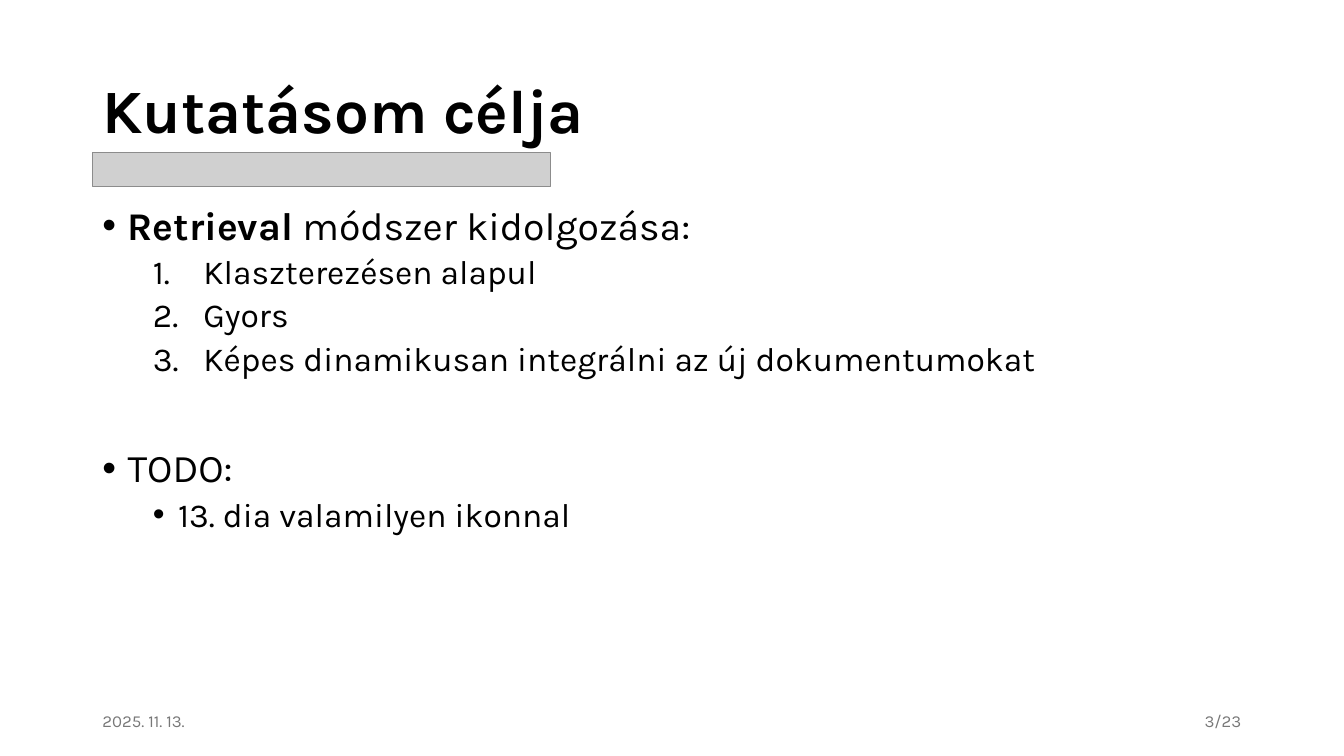
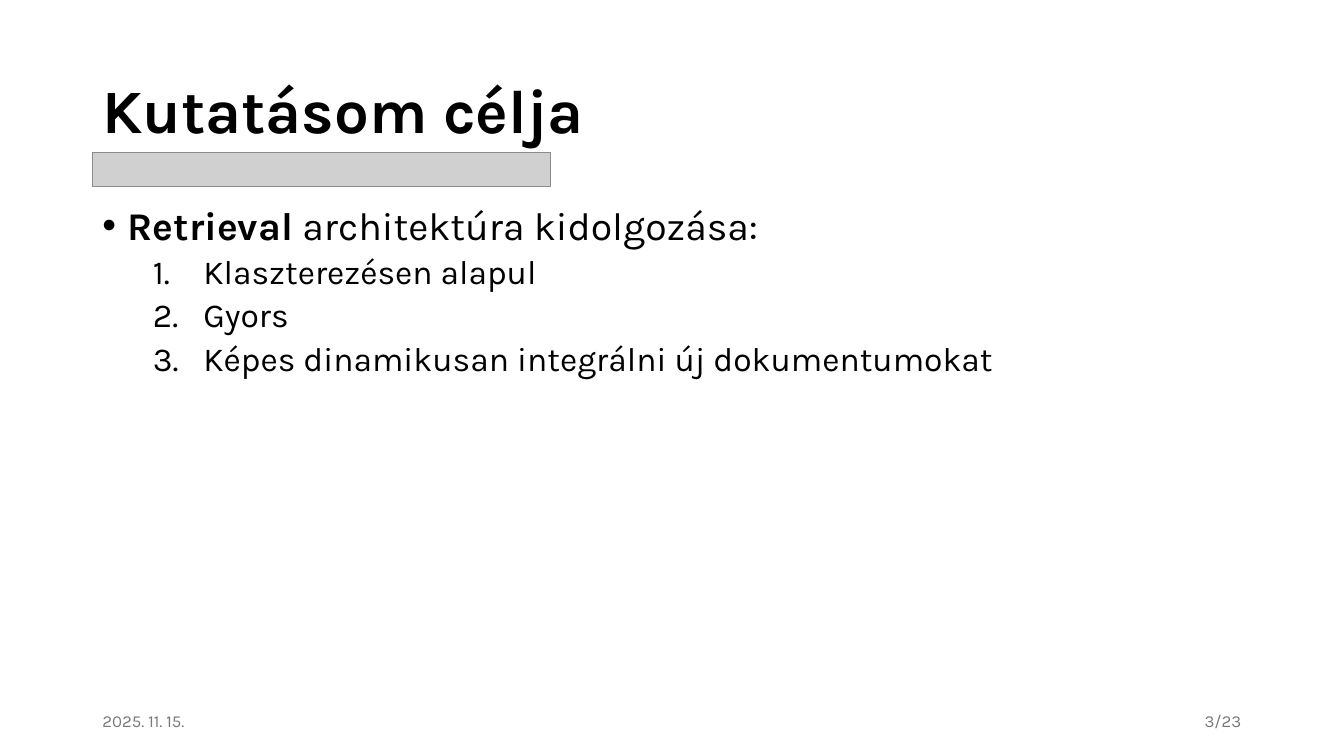
Before and after one commit to czotterbenedek/rag-onlineclustering-optimization, a slide deck: slide 3 of tdk/CzotterBenedek_TDK_javitott_2.0.pptx. Drawn at 1344x756 pixels with LibreOffice and Linux fonts; fonts in the diff are those of the drawing; grey boxes stand for pictures. Boxes give left, top, right and bottom in pixels: in the first picture for what was removed or moved away, otherwise in the second. Text is boxed around its words. In the diff, an @@ line names an element or a change of style, - is before the commit and + after.

```diff
--- a/tdk/CzotterBenedek_TDK_javitott_2.0.pptx
+++ b/tdk/CzotterBenedek_TDK_javitott_2.0.pptx
@@ text at (x1=128, y1=210, x2=758, y2=250): text changed @@
-• Retrieval módszer kidolgozása:
+• Retrieval architektúra kidolgozása:
@@ text at (x1=203, y1=345, x2=992, y2=380): text changed @@
-  3. Képes dinamikusan integrálni az új dokumentumokat
-• TODO:
-  • 13. dia valamilyen ikonnal
+  3. Képes dinamikusan integrálni új dokumentumokat
@@ text at (x1=102, y1=716, x2=184, y2=727): text changed @@
-2025. 11. 13.
+2025. 11. 15.
```
Also in this commit, not shown: 19 other slides changed, 3 slides added, 2 other files.
